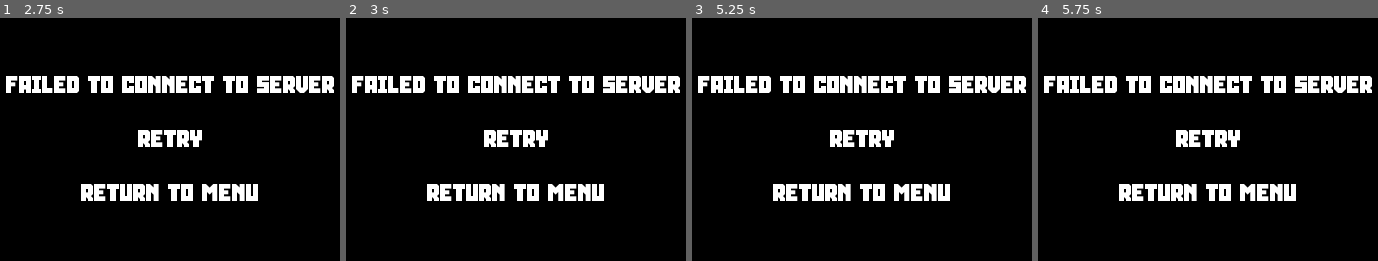
Above: before the commit, frames 1-4 (left to right).
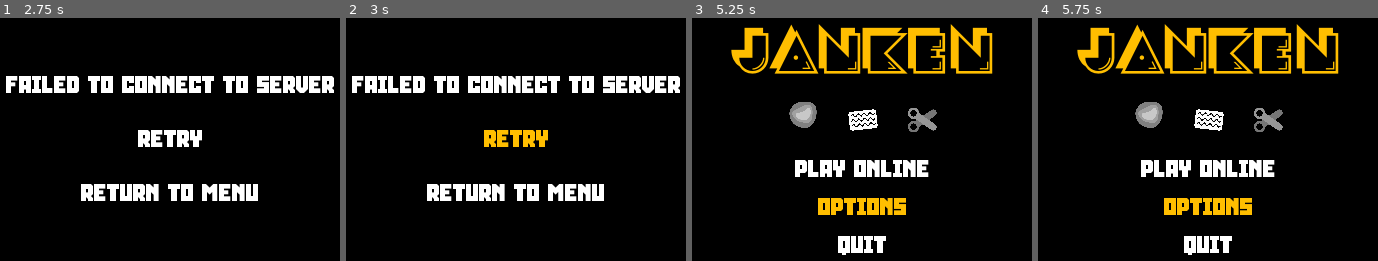
Above: after the commit, the same moments.

Repository: Iddmeister/janken
Game: Godot game, scene res://Game/Game.tscn
Same seed, same stepped clock (60 frames per second), same inputs: the game is played once before the commit and once after it.
Inputs (mouse positions are in pixels of both pictures, inside the frame that each line leads up to):
- Up to frame 1 (2.75 s): click "OPTIONS" at 0.5 s; click "PLAY ONLINE" at 1.25 s; click (outside the picture) at 2.02 s
- Up to frame 2 (3 s): click "RETRY" at 2.75 s
- Up to frame 3 (5.25 s): click "RETRY" at 3.5 s; click "RETRY" at 4.25 s; click "RETURN TO MENU" at 5 s
- Up to frame 4 (5.75 s): no input

Frame 1 is identical in both runs. In frame 2, 1.0% of the frame differs, in the area x 40-60%, y 46-54%; in frame 3, 21%; in frame 4, 21%, in the area x 1-99%, y 2-98%.

Commit message:
Client and Server Communication + Temp Connection Screen

Diff:
--- a/Game/Screens/OnlinePlay/OnlinePlay.gd
+++ b/Game/Screens/OnlinePlay/OnlinePlay.gd
@@ -1,10 +1,14 @@
 extends Control
 
 onready var connectionStatus: Label = $Connecting/CenterContainer/VBoxContainer/ConnectionStatus
+onready var joinQueue: Button = $VBoxContainer/Options/MarginContainer/JoinQueue
+onready var queueStatus: Label = $VBoxContainer/Options/MarginContainer/JoinQueue/HBoxContainer/Status
+onready var numPlayersOnline: Label = $VBoxContainer/Options/MarginContainer/JoinQueue/HBoxContainer/NumPlayer/Number
 
 func _ready() -> void:
 	Network.connect("connection_established", self, "connectionSucceeded")
 	Network.connect("connection_failed", self, "connectionFailed")
+	Network.connect("data_recieved", self, "dataRecieved")
 
 func connectToServer():
 	$Connecting.show()
@@ -15,11 +19,18 @@
 
 func connectionSucceeded():
 	$Connecting.hide()
+	updateNetworkInfo()
 
 func connectionFailed():
 	connectionStatus.text = "Failed to Connect to Server"
 	$Connecting/CenterContainer/VBoxContainer/Retry.show()
 	$Connecting/CenterContainer/VBoxContainer/Back.show()
+
+func dataRecieved(data:Dictionary):
+	match data.type:
+		"update":
+			numPlayersOnline.text = String(int(data.get("playersOnline", numPlayersOnline.text))-1)
+
 
 func retryConnection() -> void:
 	connectToServer()
@@ -27,3 +38,16 @@
 
 func returnToMenu() -> void:
 	hide()
+
+
+
+func _on_JoinQueue_toggled(button_pressed: bool) -> void:
+	queueStatus.text = "SEARCH" if button_pressed else "PLAY"
+
+
+func _on_RequestUpdate_timeout() -> void:
+	updateNetworkInfo()
+
+func updateNetworkInfo():
+	if Network.connected:
+		Network.sendData({"type":"info", "info":["playersOnline"]})
--- a/Game/Screens/OnlinePlay/OnlinePlay.tscn
+++ b/Game/Screens/OnlinePlay/OnlinePlay.tscn
@@ -1,7 +1,8 @@
-[gd_scene load_steps=10 format=2]
+[gd_scene load_steps=19 format=2]
 
 [ext_resource path="res://Misc/Fonts/SquarleyEdited.otf" type="DynamicFontData" id=1]
 [ext_resource path="res://Screens/OnlinePlay/OnlinePlay.gd" type="Script" id=2]
+[ext_resource path="res://Collectibles/Strawberry/Strawberry.png" type="Texture" id=3]
 
 [sub_resource type="DynamicFont" id=1]
 size = 24
@@ -12,6 +13,39 @@
 
 [sub_resource type="StyleBoxFlat" id=7]
 bg_color = Color( 0, 0, 0, 1 )
+
+[sub_resource type="StyleBoxFlat" id=15]
+bg_color = Color( 0.184314, 0.184314, 0.184314, 1 )
+
+[sub_resource type="DynamicFont" id=8]
+size = 48
+outline_size = 4
+outline_color = Color( 0, 0, 0, 1 )
+font_data = ExtResource( 1 )
+
+[sub_resource type="StyleBoxFlat" id=12]
+bg_color = Color( 1, 0.607843, 0, 1 )
+
+[sub_resource type="StyleBoxFlat" id=13]
+bg_color = Color( 0, 0.694118, 1, 1 )
+
+[sub_resource type="StyleBoxFlat" id=11]
+bg_color = Color( 1, 0.74902, 0, 1 )
+
+[sub_resource type="StyleBoxFlat" id=14]
+bg_color = Color( 0.52549, 0.52549, 0.52549, 1 )
+
+[sub_resource type="DynamicFont" id=9]
+size = 32
+outline_size = 4
+outline_color = Color( 0, 0, 0, 1 )
+font_data = ExtResource( 1 )
+
+[sub_resource type="DynamicFont" id=10]
+size = 24
+outline_size = 3
+outline_color = Color( 0, 0, 0, 1 )
+font_data = ExtResource( 1 )
 
 [sub_resource type="StyleBoxFlat" id=3]
 bg_color = Color( 0, 0, 0, 1 )
@@ -39,6 +73,7 @@
 [node name="OnlinePlay" type="Control"]
 anchor_right = 1.0
 anchor_bottom = 1.0
+mouse_filter = 2
 theme = SubResource( 2 )
 script = ExtResource( 2 )
 
@@ -46,6 +81,181 @@
 anchor_right = 1.0
 anchor_bottom = 1.0
 custom_styles/panel = SubResource( 7 )
+
+[node name="VBoxContainer" type="VBoxContainer" parent="."]
+anchor_right = 1.0
+anchor_bottom = 1.0
+mouse_filter = 2
+
+[node name="Info" type="Control" parent="VBoxContainer"]
+margin_right = 608.0
+margin_bottom = 302.0
+mouse_filter = 2
+size_flags_vertical = 3
+
+[node name="HBoxContainer" type="HBoxContainer" parent="VBoxContainer/Info"]
+anchor_right = 1.0
+anchor_bottom = 1.0
+margin_left = 20.0
+margin_right = -20.0
+margin_bottom = -151.0
+custom_constants/separation = 50
+
+[node name="Rank" type="VBoxContainer" parent="VBoxContainer/Info/HBoxContainer"]
+margin_right = 100.0
+margin_bottom = 151.0
+rect_min_size = Vector2( 100, 0 )
+alignment = 1
+
+[node name="PanelContainer" type="PanelContainer" parent="VBoxContainer/Info/HBoxContainer/Rank"]
+margin_top = 10.0
+margin_right = 100.0
+margin_bottom = 110.0
+rect_min_size = Vector2( 100, 100 )
+custom_styles/panel = SubResource( 15 )
+
+[node name="CenterContainer" type="CenterContainer" parent="VBoxContainer/Info/HBoxContainer/Rank/PanelContainer"]
+margin_right = 100.0
+margin_bottom = 100.0
+
+[node name="Image" type="TextureRect" parent="VBoxContainer/Info/HBoxContainer/Rank/PanelContainer/CenterContainer"]
+margin_left = 25.0
+margin_top = 25.0
+margin_right = 75.0
+margin_bottom = 75.0
+rect_min_size = Vector2( 50, 50 )
+size_flags_horizontal = 3
+size_flags_vertical = 3
+texture = ExtResource( 3 )
+expand = true
+stretch_mode = 6
+
+[node name="Label" type="Label" parent="VBoxContainer/Info/HBoxContainer/Rank"]
+margin_top = 114.0
+margin_right = 100.0
+margin_bottom = 140.0
+text = "IRON"
+align = 1
+valign = 1
+
+[node name="Player" type="VBoxContainer" parent="VBoxContainer/Info/HBoxContainer"]
+margin_left = 150.0
+margin_right = 568.0
+margin_bottom = 151.0
+size_flags_horizontal = 3
+alignment = 1
+
+[node name="Name" type="Label" parent="VBoxContainer/Info/HBoxContainer/Player"]
+margin_top = 47.0
+margin_right = 418.0
+margin_bottom = 73.0
+text = "Iddmeister"
+align = 1
+uppercase = true
+
+[node name="Stats" type="HBoxContainer" parent="VBoxContainer/Info/HBoxContainer/Player"]
+margin_top = 77.0
+margin_right = 418.0
+margin_bottom = 103.0
+custom_constants/separation = 20
+alignment = 1
+
+[node name="Winrate" type="Label" parent="VBoxContainer/Info/HBoxContainer/Player/Stats"]
+margin_left = 119.0
+margin_right = 203.0
+margin_bottom = 26.0
+text = "52 losses"
+uppercase = true
+
+[node name="Winrate2" type="Label" parent="VBoxContainer/Info/HBoxContainer/Player/Stats"]
+margin_left = 223.0
+margin_right = 298.0
+margin_bottom = 26.0
+text = "102 wins"
+uppercase = true
+
+[node name="Options" type="Control" parent="VBoxContainer"]
+margin_top = 306.0
+margin_right = 608.0
+margin_bottom = 608.0
+mouse_filter = 2
+size_flags_vertical = 3
+
+[node name="MarginContainer" type="MarginContainer" parent="VBoxContainer/Options"]
+anchor_right = 1.0
+anchor_bottom = 1.0
+custom_constants/margin_bottom = 50
+
+[node name="JoinQueue" type="Button" parent="VBoxContainer/Options/MarginContainer"]
+margin_left = 184.0
+margin_top = 172.0
+margin_right = 424.0
+margin_bottom = 252.0
+rect_min_size = Vector2( 240, 80 )
+focus_mode = 0
+size_flags_horizontal = 4
+size_flags_vertical = 8
+custom_fonts/font = SubResource( 8 )
+custom_styles/hover = SubResource( 12 )
+custom_styles/pressed = SubResource( 13 )
+custom_styles/focus = SubResource( 11 )
+custom_styles/disabled = SubResource( 14 )
+custom_styles/normal = SubResource( 11 )
+toggle_mode = true
+
+[node name="HBoxContainer" type="HBoxContainer" parent="VBoxContainer/Options/MarginContainer/JoinQueue"]
+anchor_right = 1.0
+anchor_bottom = 1.0
+custom_constants/separation = 10
+alignment = 1
+
+[node name="Status" type="Label" parent="VBoxContainer/Options/MarginContainer/JoinQueue/HBoxContainer"]
+margin_left = 21.0
+margin_top = 14.0
+margin_right = 141.0
+margin_bottom = 65.0
+rect_min_size = Vector2( 120, 0 )
+custom_colors/font_color = Color( 1, 1, 1, 1 )
+custom_fonts/font = SubResource( 8 )
+text = "PLAY"
+align = 1
+valign = 1
+autowrap = true
+
+[node name="Divider" type="ColorRect" parent="VBoxContainer/Options/MarginContainer/JoinQueue/HBoxContainer"]
+margin_left = 151.0
+margin_top = 15.0
+margin_right = 153.0
+margin_bottom = 65.0
+rect_min_size = Vector2( 2, 50 )
+size_flags_vertical = 4
+
+[node name="NumPlayer" type="VBoxContainer" parent="VBoxContainer/Options/MarginContainer/JoinQueue/HBoxContainer"]
+margin_left = 163.0
+margin_top = 10.0
+margin_right = 219.0
+margin_bottom = 70.0
+size_flags_vertical = 4
+custom_constants/separation = 0
+
+[node name="Number" type="Label" parent="VBoxContainer/Options/MarginContainer/JoinQueue/HBoxContainer/NumPlayer"]
+margin_right = 56.0
+margin_bottom = 34.0
+custom_fonts/font = SubResource( 9 )
+text = "..."
+align = 1
+valign = 1
+
+[node name="Label" type="Label" parent="VBoxContainer/Options/MarginContainer/JoinQueue/HBoxContainer/NumPlayer"]
+margin_top = 34.0
+margin_right = 56.0
+margin_bottom = 60.0
+custom_colors/font_color = Color( 0.0431373, 1, 0.192157, 1 )
+custom_fonts/font = SubResource( 10 )
+text = "ONLINE"
+align = 1
+valign = 1
+uppercase = true
 
 [node name="Connecting" type="Panel" parent="."]
 visible = false
@@ -85,12 +295,11 @@
 margin_bottom = 88.0
 text = "RETURN TO MENU"
 
-[node name="VBoxContainer" type="VBoxContainer" parent="."]
-anchor_right = 1.0
-anchor_bottom = 1.0
-
-[node name="Control" type="Control" parent="VBoxContainer"]
-margin_right = 608.0
-
+[node name="RequestUpdate" type="Timer" parent="."]
+wait_time = 2.0
+autostart = true
+
+[connection signal="toggled" from="VBoxContainer/Options/MarginContainer/JoinQueue" to="." method="_on_JoinQueue_toggled"]
 [connection signal="pressed" from="Connecting/CenterContainer/VBoxContainer/Retry" to="." method="retryConnection"]
 [connection signal="pressed" from="Connecting/CenterContainer/VBoxContainer/Back" to="." method="returnToMenu"]
+[connection signal="timeout" from="RequestUpdate" to="." method="_on_RequestUpdate_timeout"]
--- a/Game/Singletons/Network.gd
+++ b/Game/Singletons/Network.gd
@@ -3,6 +3,7 @@
 export var serverURL = "127.0.0.1:5072"
 
 var client = WebSocketClient.new()
+var connected:bool = false
 
 signal data_recieved(data)
 signal connection_established()
@@ -32,15 +33,19 @@
 
 
 func connection_error():
+	connected = false
 	print("Unable to connect to server - %s" % serverURL)
 	emit_signal("connection_failed")
 
 func connection_closed(was_clean = false):
+	connected = false
 	print("Closed, clean: ", was_clean)
 	emit_signal("connection_lost")
 	set_process(false)
 
 func connection_established(_proto = ""):
+
+	connected = true
 
 	print("Connected to Web Server")
 
Not shown, added: Game/nohup.out
Not shown, changed: Server/index.js
